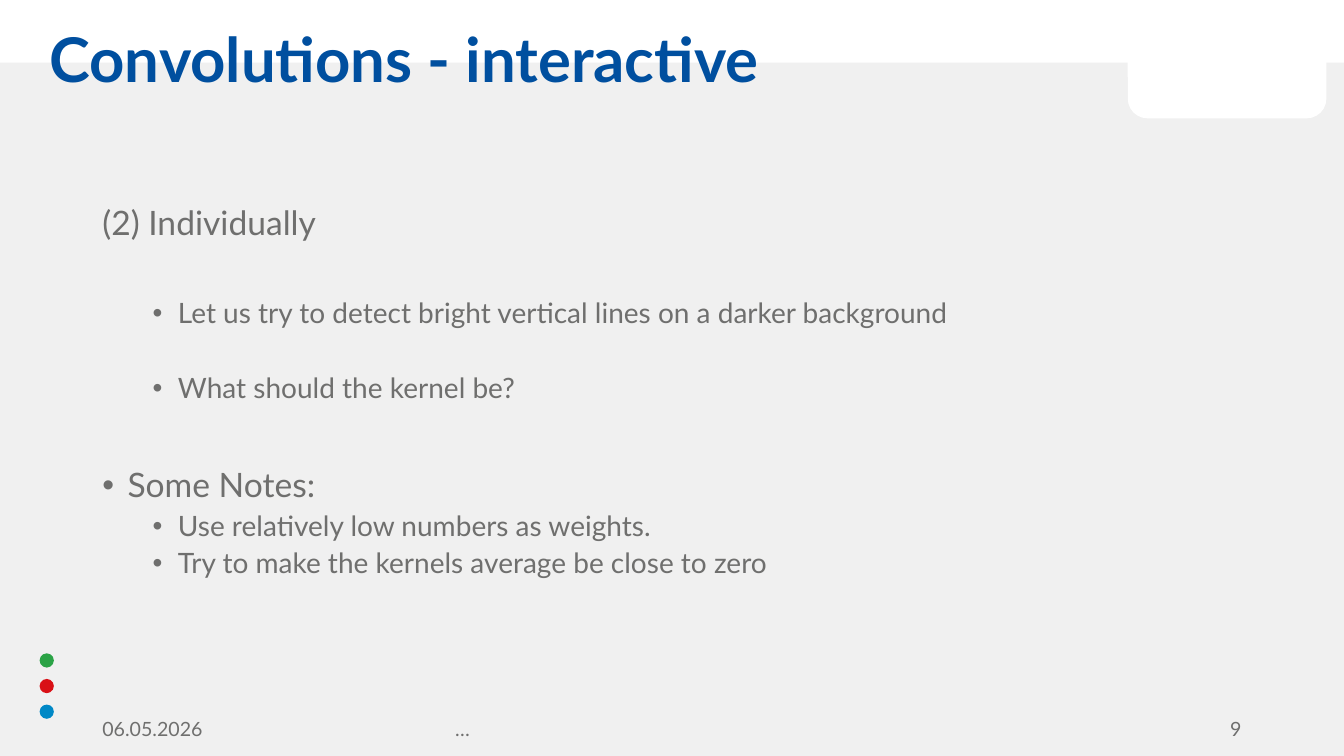
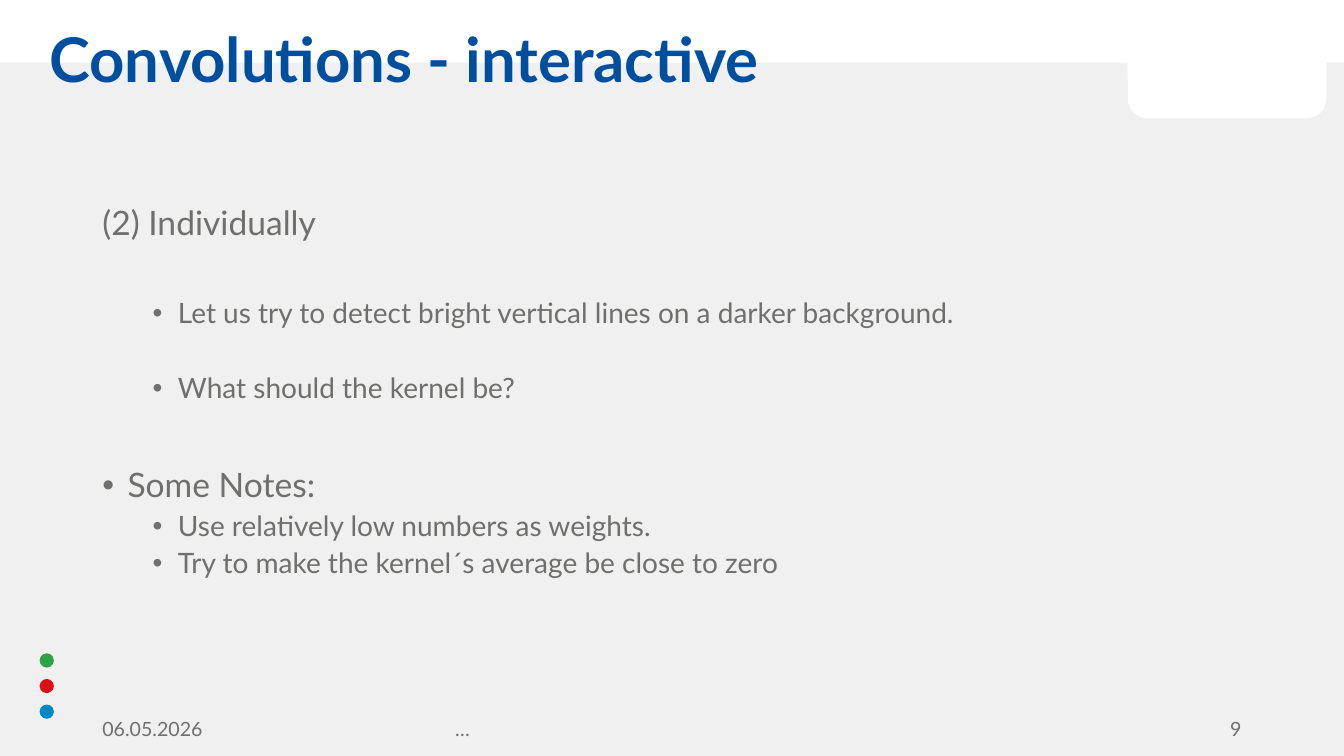
Before and after one commit to KenoPecht-Public/Neural-Networks-an-exemplary-introduction, a slide deck: slide 9 of Presentation.pptx. Drawn at 1344x756 pixels with LibreOffice and Linux fonts; fonts in the diff are those of the drawing; background and template pictures are left out. Boxes give left, top, right and bottom in pixels: in the first picture for what was removed or moved away, otherwise in the second. Text is boxed around its words. In the diff, an @@ line names an element or a change of style, - is before the commit and + after.

```diff
--- a/Presentation.pptx
+++ b/Presentation.pptx
@@ text at box(178, 302, 954, 328): text changed @@
-  • Let us try to detect bright vertical lines on a darker background
+  • Let us try to detect bright vertical lines on a darker background.
@@ text at box(178, 552, 778, 578): text changed @@
-  • Try to make the kernels average be close to zero
+  • Try to make the kernel´s average be close to zero
```
Also in this commit, not shown: 5 other slides changed.
